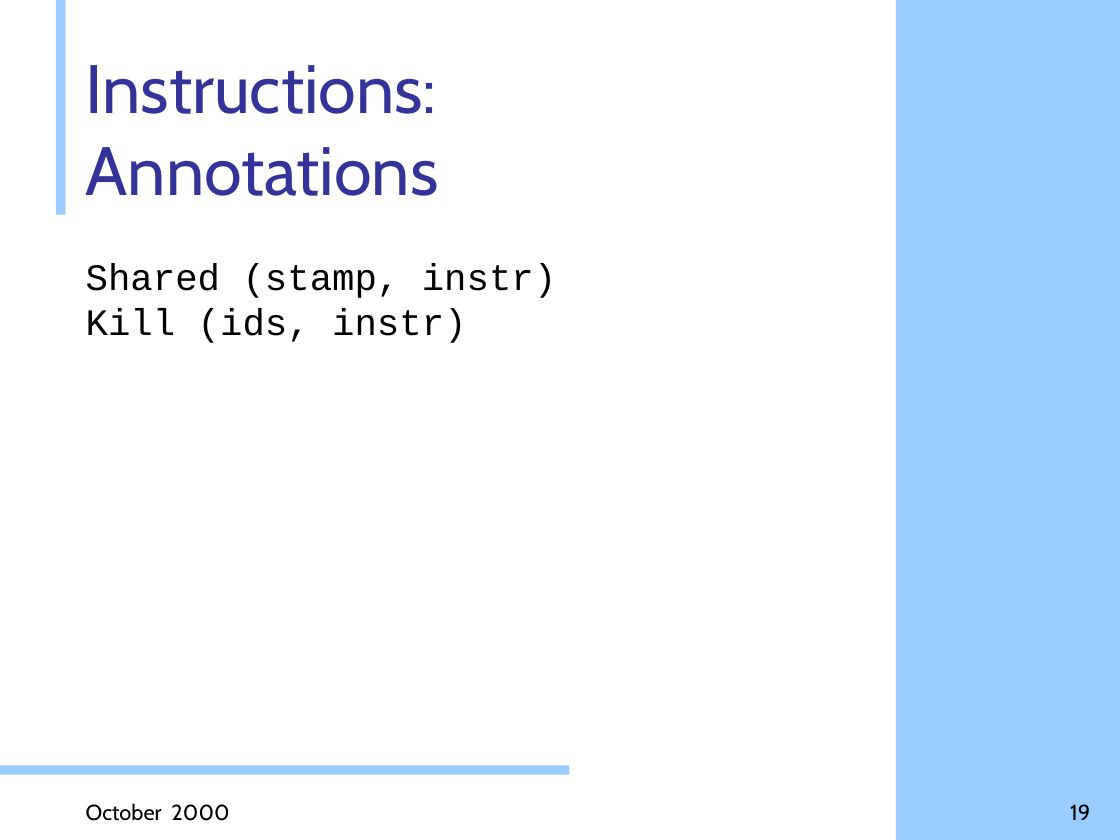
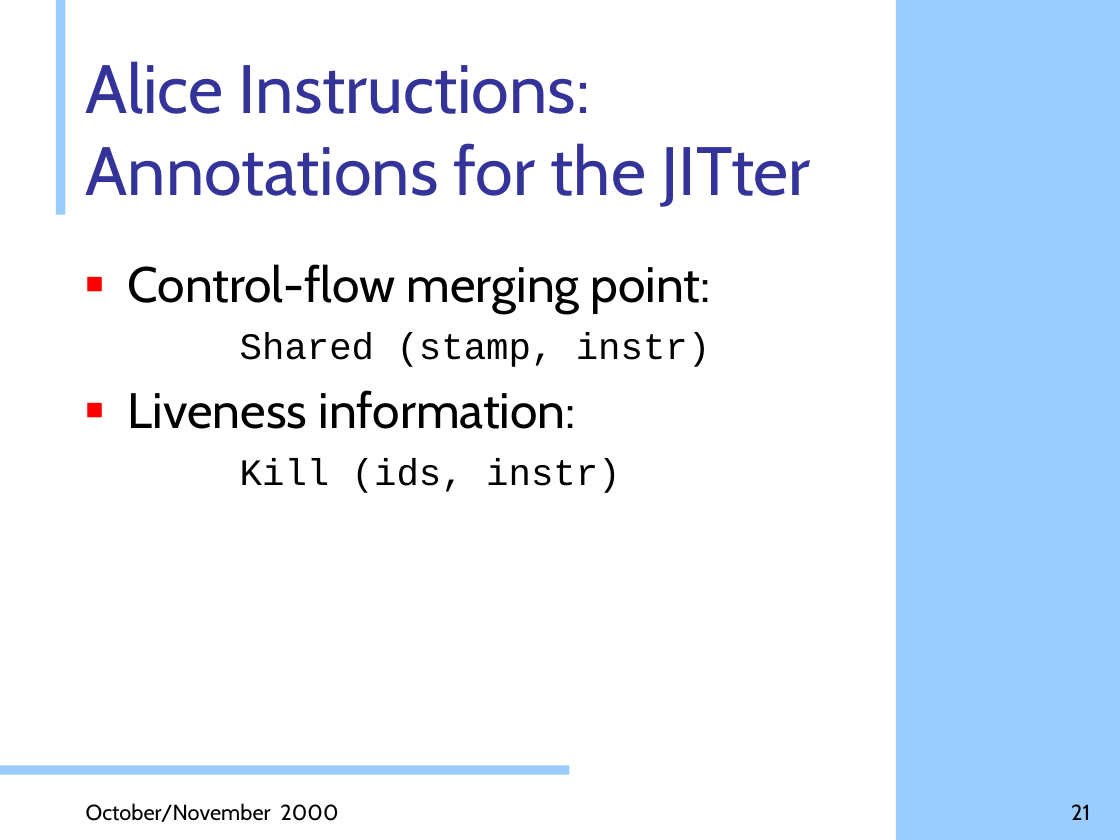
Before and after one commit to doublec/aliceml-abandoned, a slide deck: slide 21 of doc/presentations/Stockwerk Design.ppt (slide 19 before the commit). Drawn at 1120x840 pixels with LibreOffice and Linux fonts; fonts in the diff are those of the drawing; background and template pictures are left out. Boxes give left, top, right and bottom in pixels: in the first picture for what was removed or moved away, otherwise in the second. Text is boxed around its words. In the diff, an @@ line names an element or a change of style, - is before the commit and + after.

```diff
--- a/doc/presentations/Stockwerk Design.ppt
+++ b/doc/presentations/Stockwerk Design.ppt
@@ title at (86, 61, 810, 207): text changed @@
-Instructions:
-Annotations
+Alice Instructions:
+Annotations for the JITter
@@ text at (128, 264, 711, 493): text changed; size 24 to 32 pt; font Courier New to Cabin @@
-Shared (stamp, instr)
-Kill (ids, instr)
+■ Control-flow merging point:
+Shared (stamp, instr)
+■ Liveness information:
+Kill (ids, instr)
@@ text at (86, 803, 338, 822): text changed @@
-October 2000
+October/November 2000
@@ page number at (1071, 804, 1090, 820): text changed @@
-19
+21
```
Also in this commit, not shown: 17 other slides changed, 2 slides added.
